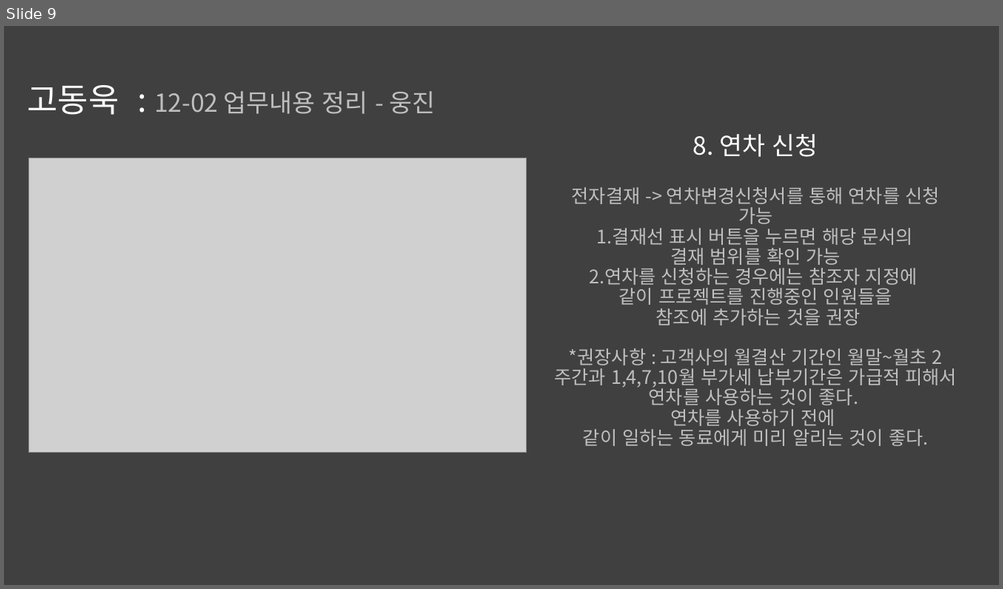
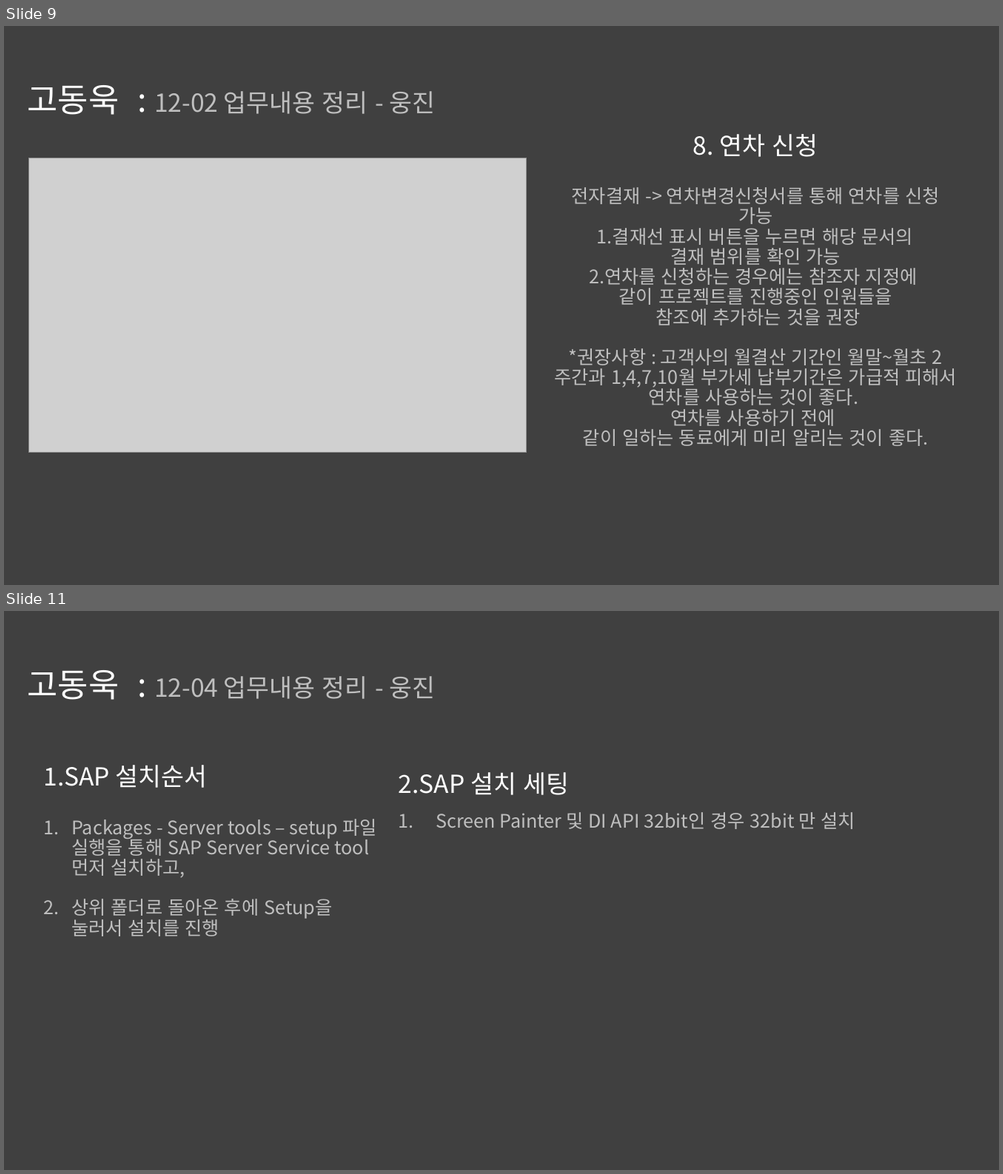
Before and after one commit to 201411164/2020WJF4, a slide deck: 신입사원 업무자료_2020_고동욱.pptx. Shown one above the other, each under a label of ours: slide 9 before the commit, slides 9 and 11 after it; the slides between them are not shown. The pictures are 1003x589 and 1003x1174 pixels, drawn with LibreOffice and Linux fonts; fonts in the diff are those of the drawing; grey boxes stand for pictures. Boxes give left, top, right and bottom in pixels: in the first picture for what was removed or moved away, otherwise in the second. Text is boxed around its words. In the diff, an @@ line names an element or a change of style, - is before the commit and + after.

Commit message:
업무 내용 문서화

```diff
--- a/신입사원 업무자료_2020_고동욱.pptx
+++ b/신입사원 업무자료_2020_고동욱.pptx
@@ slide 11 added at (x1=4, y1=611, x2=999, y2=1170), background #404040 @@
@@ title added at (x1=28, y1=670, x2=435, y2=700), 24 pt, text #BFBFBF @@
+고동욱 : 12-04 업무내용 정리 - 웅진
@@ text added at (x1=43, y1=765, x2=376, y2=937), 18 pt, text #BFBFBF @@
+1.SAP 설치순서
+1. Packages - Server tools – setup 파일 실행을 통해 SAP Server Service tool 먼저 설치하고,
+2. 상위 폴더로 돌아온 후에 Setup을 눌러서 설치를 진행
@@ text added at (x1=398, y1=772, x2=855, y2=829), 18 pt, text #BFBFBF @@
+2.SAP 설치 세팅
+1. Screen Painter 및 DI API 32bit인 경우 32bit 만 설치
```
Also in this commit, not shown: 1 other slide added, 1 other file.
